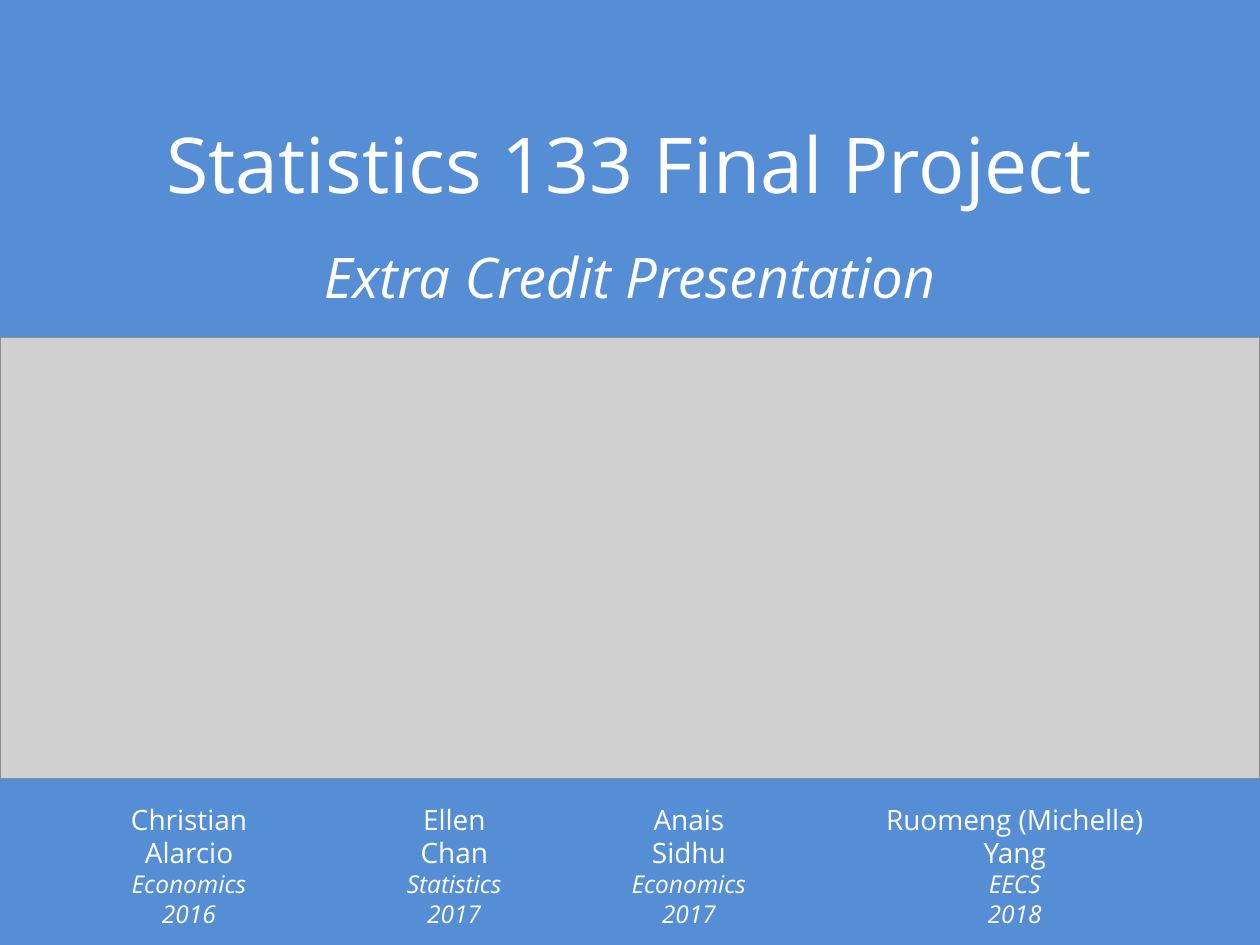
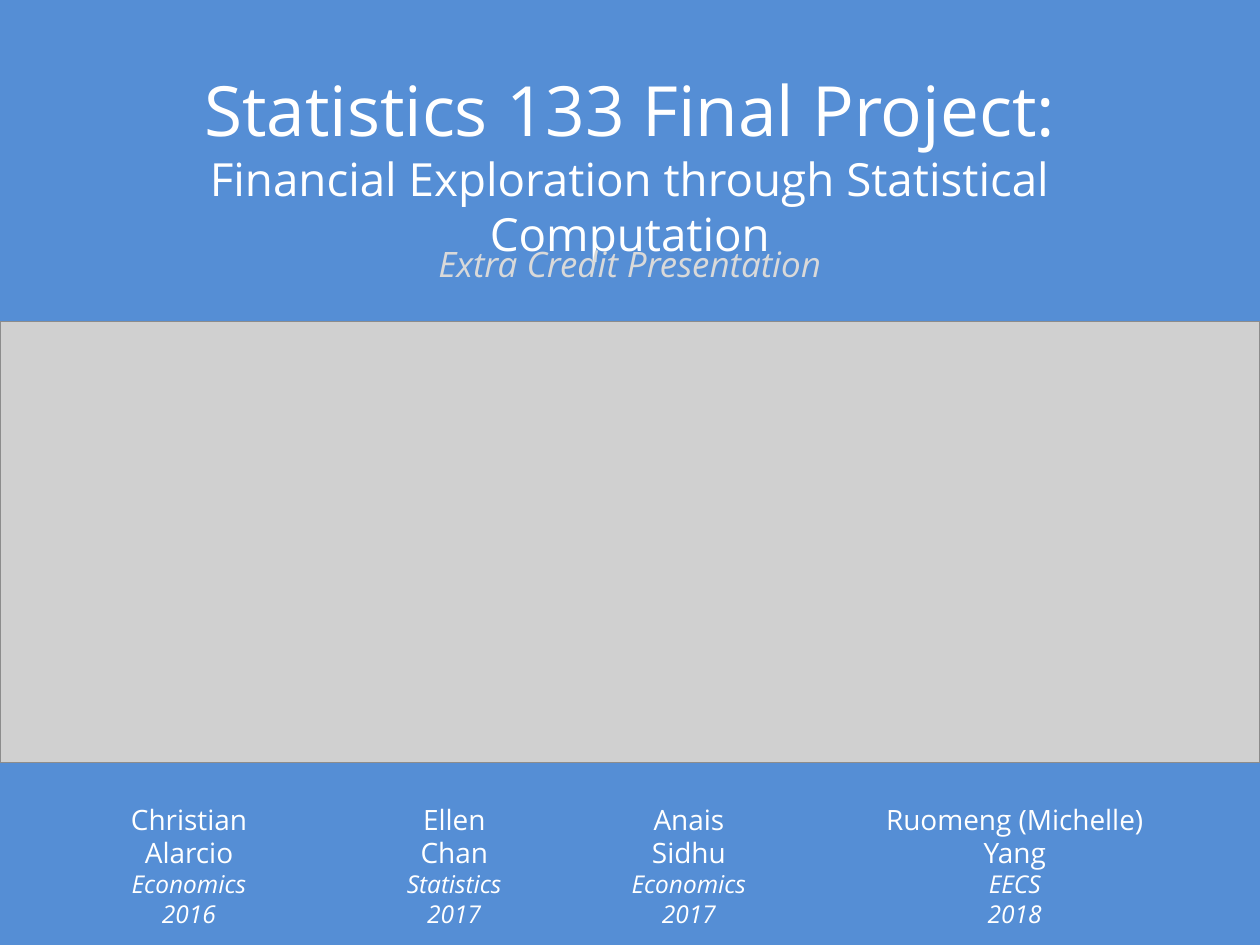
Before and after one commit to elleismatic/stat133-final, a slide deck: slide 1 of report/extra_credit_presentation.pptx. Drawn at 1260x945 pixels with LibreOffice and Linux fonts; fonts in the diff are those of the drawing; grey boxes stand for pictures. Boxes give left, top, right and bottom in pixels: in the first picture for what was removed or moved away, otherwise in the second. Text is boxed around its words. In the diff, an @@ line names an element or a change of style, - is before the commit and + after.

```diff
--- a/report/extra_credit_presentation.pptx
+++ b/report/extra_credit_presentation.pptx
@@ title at <box>204,83,1055,262</box>: text changed; size 44 to 26.1 pt @@
-Statistics 133 Final Project
+Statistics 133 Final Project:
+Financial Exploration through Statistical Computation
@@ subtitle "Extra Credit Presentation" at <box>438,244,821,278</box>: size 32 to 20 pt, text colour #FFFFFF to #D9D9D9; less space between paragraphs @@
@@ picture: place and size @@
-picture at <box>0,338,1260,779</box>
+picture at <box>0,321,1260,762</box>
```
Also in this commit, not shown: 1 other slide changed, 6 slides added, 1 slide removed, 3 other files.
